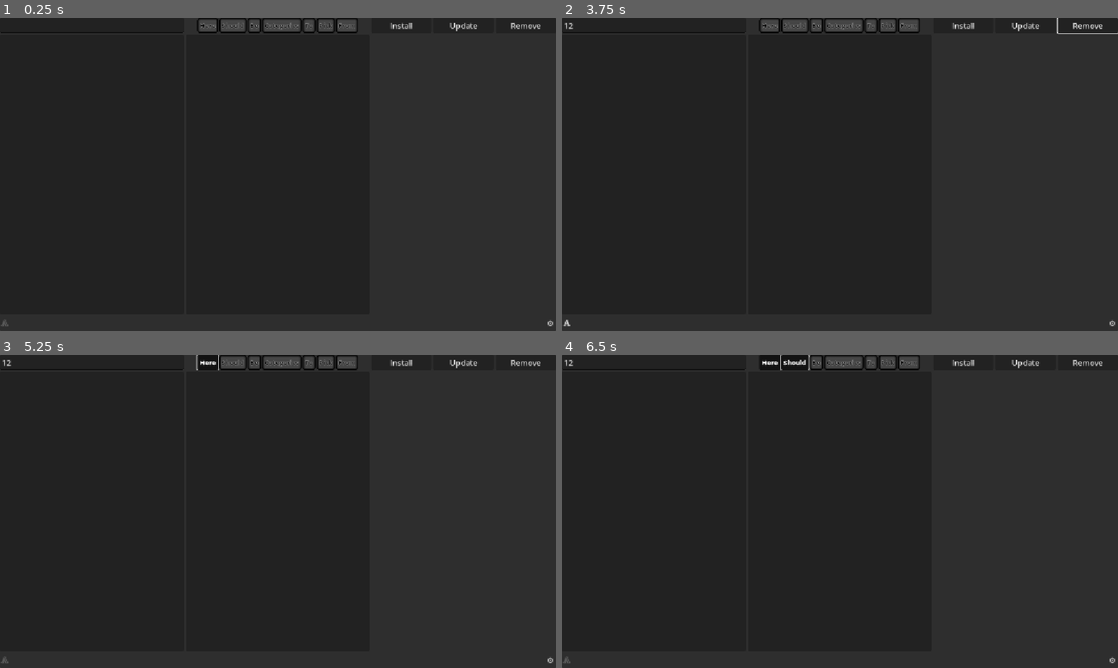
Above: before the commit, frames 1-4 (two rows, left to right).
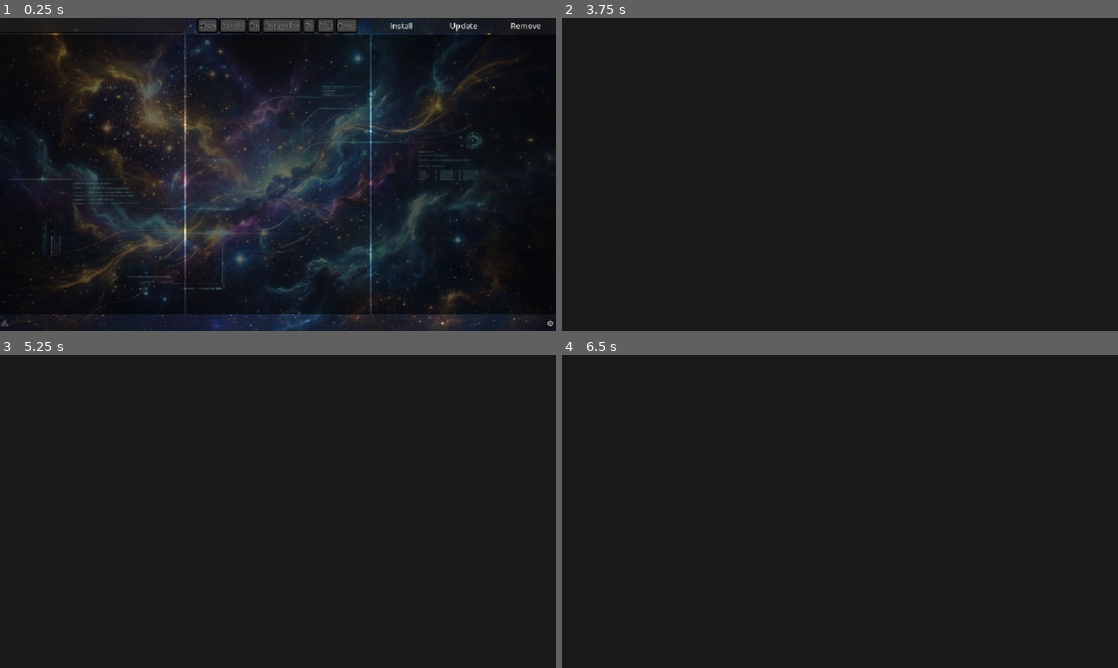
Above: after the commit, the same moments.

Repository: nornaro/sky
Game: Godot game, scene res://sky.tscn
Same seed, same stepped clock (60 frames per second), same inputs: the game is played once before the commit and once after it.
Inputs (mouse positions are in pixels of both pictures, inside the frame that each line leads up to):
- Up to frame 1 (0.25 s): no input
- Up to frame 2 (3.75 s): click (656, 24) at 0.52 s; type "12" at 0.6 s; click "Install" at 1.25 s; click "Update" at 2 s; click "Remove" at 2.75 s; click "A" at 3.5 s
- Up to frame 3 (5.25 s): click "⚙" at 4.25 s; click "Here" at 5 s
- Up to frame 4 (6.5 s): click "Should" at 5.75 s

The runs differ from the first frame. In frame 1, 42% of the frame differs, in the area x 0-100%, y 0-100%; in frame 2, 1.1%; in frame 3, 1.0%; in frame 4, 0.9%.
Error after the commit: Out of bounds get index '0' (on base: 'PackedInt32Array') (res://remove.gd:11)

Commit message:
install/remove and colors partially fixed

Diff:
--- a/2do.gd
+++ b/2do.gd
@@ -2,7 +2,8 @@
 
 
 """
-check and color installed
+installed not working correctly without restart
+install feadback is fake
 themes :)
 settings
 about
--- /dev/null
+++ b/a.gd
@@ -0,0 +1,11 @@
+extends Button
+
+
+# Called when the node enters the scene tree for the first time.
+func _ready() -> void:
+	pass # Replace with function body.
+
+
+# Called every frame. 'delta' is the elapsed time since the previous frame.
+func _process(delta: float) -> void:
+	pass
--- /dev/null
+++ b/about.gd
@@ -0,0 +1,11 @@
+extends Panel
+
+
+# Called when the node enters the scene tree for the first time.
+func _ready() -> void:
+	pass # Replace with function body.
+
+
+# Called every frame. 'delta' is the elapsed time since the previous frame.
+func _process(delta: float) -> void:
+	pass
--- a/apps.gd
+++ b/apps.gd
@@ -9,4 +9,5 @@
 		add_item(app)
 		if !Global.installed.has(app):
 			continue
+
 		set_item_custom_bg_color(item_count - 1, Color.DARK_SLATE_GRAY)
--- /dev/null
+++ b/close.gd
@@ -0,0 +1,9 @@
+extends Button
+
+
+func _ready() -> void:
+	connect("pressed",_on_pressed)
+
+
+func _on_pressed() -> void:
+	get_tree().call_group(get_parent().name,"hide")
--- a/control_3.gd
+++ b/control_3.gd
@@ -9,3 +9,5 @@
 
 func _on_mouse_exited() -> void:
 	get_tree().call_group("desc_hide","show")
+	follow_focus = false
+	follow_focus = true
--- a/description.gd
+++ b/description.gd
@@ -30,13 +30,13 @@
 	meta_clicked.connect(_on_link_clicked)
 	mouse_entered.connect(_on_mouse_entered)
 	mouse_exited.connect(_on_mouse_exited)
-	versions.item_selected.connect(_on_version_selected__)
+	versions.item_selected.connect(_on_version_selected)
 
 func _on_mouse_entered() -> void: get_tree().call_group("desc_hide", "hide")
 func _on_mouse_exited() -> void: get_tree().call_group("desc_hide", "show")
 func _on_link_clicked(meta: Variant) -> void: OS.shell_open(str(meta))
 
-func _on_version_selected__(index: int) -> void:
+func _on_version_selected(index: int) -> void:
 	if is_instance_valid(container):
 		container.queue_free()
 	if Global.current_db.is_empty() or index < 0 or index >= Global.current_db.size():
--- a/description_line.tscn
+++ b/description_line.tscn
@@ -103,8 +103,13 @@
 [node name="RTL" type="RichTextLabel" parent="."]
 layout_mode = 2
 size_flags_horizontal = 3
+focus_mode = 2
 mouse_filter = 1
 fit_content = true
+scroll_active = false
 autowrap_mode = 0
+context_menu_enabled = true
 vertical_alignment = 1
+selection_enabled = true
+drag_and_drop_selection_enabled = false
 script = ExtResource("1_alrff")
--- a/global.gd
+++ b/global.gd
@@ -2,6 +2,7 @@
 
 var current_db = {}
 var installed:Dictionary = {}
+#var installed:Array = []
 var soar_db:Dictionary = {}
 var soar_path = "soar"
 
@@ -20,3 +21,33 @@
 	if !soar_db[pkg_name].has(json_data.pkg_id):
 		soar_db[pkg_name][json_data.pkg_id] = {}
 	soar_db[pkg_name][json_data.pkg_id].merge(json_data)
+
+func get_installed() -> bool:
+	installed = {}
+	var output = []
+	var err = OS.execute(soar_path, ["info", "-j", "--no-color"], output)
+	if err: push_error("ERROR: ",err, " Failed to read installed package list")
+	if output.is_empty():
+		return false
+	var raw_text = output[0]
+	var lines = raw_text.split("\n", false)
+	for line in lines:
+		var trimmed = line.strip_edges()
+		if not trimmed.begins_with("{"): continue
+		if not trimmed.contains("pkg_name"): continue
+		var json = JSON.parse_string(trimmed)
+		print(json.pkg_name)
+		if json.pkg_name == "7z":
+			print(json.pkg_name)
+		for ver:String in soar_db[json.pkg_name].keys():
+			var dict:Dictionary = soar_db[json.pkg_name][ver]
+			if !(dict.repo_name == json.repo_name
+				&& dict.pkg_name == json.pkg_name):
+					continue
+			if !installed.has(json.pkg_name):
+				installed[json.pkg_name] = {}
+			installed[json.pkg_name][ver] = {
+				"repo_name":json.repo_name,
+				"pkg_name":json.pkg_name,
+			}
+	return false
--- a/install.gd
+++ b/install.gd
@@ -1,20 +1,78 @@
 extends Button
 
+var is_installing: bool = false
+var current_pid: int = -1
+var selected: int = 0
 
-var selected = 0
+@onready var apps: ItemList = %Apps
+@onready var versions: ItemList = %Versions
+@onready var info_bar: RichTextLabel = %InfoBar
 
-func _ready() -> void:
+func _ready():
 	connect("pressed",_on_pressed)
 
 func _on_pressed() -> void:
-	if Global.current_db.is_empty(): return
-	var json = JSON.parse_string(Global.current_db[selected])
-	var output:Array
-	if !%Versions.get_selected_items().is_empty():
-		selected = %Versions.get_selected_items()[0]
-	output = ["Broken",OS.execute_with_pipe(Global.soar_path, ["i", json.pkg_name+"#"+json.pkg_id, "-y","-q", "--no-color", "--portable"],true)]
-	while output[0].contains("Broken"):
-		output = []
-		OS.execute("bash", ["-c", "soar info --no-color | grep 7z"], output, true)
-		%InfoBar.text = "[color=Darkorange]" + "Installing: " + json.pkg_name+"#"+json.pkg_id + "[/color]"
-	%InfoBar.text = "[color=Darkgreen]" + "Installed: " + json.pkg_name+"#"+json.pkg_id + "[/color]"
+	if is_installing:
+		if current_pid != -1:
+			OS.kill(current_pid)
+			info_bar.text = "[color=red]Attempting to cancel...[/color]"
+		return
+
+	if apps.get_selected_items().is_empty(): return
+	var app_idx: int = apps.get_selected_items()[0]
+	if not versions.get_selected_items().is_empty():
+		selected = versions.get_selected_items()[0]
+	var pkg_name: String = apps.get_item_text(app_idx)
+	var pkg_id: String = versions.get_item_text(selected)
+
+	is_installing = true
+	text = "Cancel"
+	info_bar.text = "[color=Darkorange]Installing: " + pkg_name + "#" + pkg_id + "[/color]"
+
+	var task_data = {
+		"name": pkg_name,
+		"id": pkg_id,
+		"app_idx": app_idx,
+		"ver_idx": selected
+	}
+	WorkerThreadPool.add_task(_do_install_background.bind(task_data))
+
+func _do_install_background(data: Dictionary):
+	var pkg_full_name = data.name + "#" + data.id
+	current_pid = OS.create_process(Global.soar_path, ["i", pkg_full_name, "-y", "-q", "--no-color", "--portable"])
+
+	if current_pid == -1:
+		data["success"] = false
+		data["error"] = "Failed to launch process"
+		call_deferred("_finalize_install_ui", data)
+		return
+
+	while OS.is_process_running(current_pid):
+		OS.delay_msec(200)
+
+	var attempts = 0
+	var is_verified = false
+	while attempts < 10:
+		attempts += 1
+		var check_output = []
+		OS.execute("bash", ["-c", "soar info --no-color | grep " + data.name], check_output, true)
+
+		if not check_output.is_empty() and check_output[0].contains(data.name):
+			is_verified = true
+			break
+		OS.delay_msec(500)
+
+	data["success"] = is_verified
+	call_deferred("_finalize_install_ui", data)
+
+func _finalize_install_ui(data: Dictionary):
+	is_installing = false
+	current_pid = -1
+	text = "Install"
+
+	if data.success:
+		versions.set_item_custom_bg_color(data.ver_idx, Color.DARK_SLATE_GRAY)
+		apps.set_item_custom_bg_color(data.app_idx, Color.DARK_SLATE_GRAY)
+		info_bar.text = "[color=Darkgreen]Successfully Installed: " + data.name + "[/color]"
+		return
+	info_bar.text = "[color=red]Installation failed or cancelled.[/color]"
--- a/label.gd
+++ b/label.gd
@@ -5,5 +5,8 @@
 	$CPY/AnimationPlayer.animation_finished.connect(hide)
 
 func _on_pressed() -> void:
+	$"../RTL".select_all()
+	DisplayServer.clipboard_set($"../RTL".tooltip_text)
+	DisplayServer.clipboard_set_primary($"../RTL".tooltip_text)
 	$CPY.show()
 	$CPY/AnimationPlayer.play("fade")
--- a/remove.gd
+++ b/remove.gd
@@ -1,21 +1,37 @@
 extends Button
 
+@onready var apps:ItemList = %Apps
+@onready var versions:ItemList = %Versions
 
-var selected = 0
 
 func _ready() -> void:
 	connect("pressed",_on_pressed)
 
 func _on_pressed() -> void:
-	var output:Array
-	if !%Versions.get_selected_items().is_empty():
-		selected = %Versions.get_selected_items()[0]
-	if Global.current_db.is_empty():
+	var app:int = apps.get_selected_items()[0]
+	var selected:int = 0
+	if !versions.get_selected_items().is_empty():
+		selected = versions.get_selected_items()[0]
+	var pkg_name:String = apps.get_item_text(app)
+	if apps.get_selected_items().is_empty():return
+	if versions.get_selected_items().is_empty():
+		for idx:int in versions.item_count:
+			var version = versions.get_item_text(idx)
+			if !Global.installed[pkg_name].has(version):
+				continue
+			remove(pkg_name,idx)
 		return
-	var json = JSON.parse_string(Global.current_db[selected])
-	var err = OS.execute(Global.soar_path, ["r", json.pkg_name+"#"+json.pkg_id, "-y","--json", "--no-color"], output)
+	remove(pkg_name,selected)
+
+func remove(pkg_name:String,selected:int) -> void:
+	var pkg_id:String = versions.get_item_text(selected)
+	var output:Array = []
+	var err = OS.execute(Global.soar_path, ["r", pkg_name+"#"+pkg_id, "-y", "--json", "--no-color"], output)
+
 	if err != 0 or output[0].is_empty():
-		push_error("ERROR: ",err," Removal failed");
-		%InfoBar.text = "[color=red]Removal of "+json.pkg_name+"#"+json.pkg_id+" failed[/color]"
+		%InfoBar.text = "[color=red]Removal of %s failed[/color]" % pkg_name+"#"+pkg_id
 		return
-	%InfoBar.text = "[color=black]"+JSON.parse_string(output[0]).message+"[/color]"
+	%InfoBar.text = "[color=black]%s[/color]" % JSON.parse_string(output[0]).get("message", "Removed")
+	versions.set_item_custom_bg_color(selected, Color(0, 0, 0, 0))
+	apps.set_item_custom_bg_color(apps.get_selected_items()[0], Color(0, 0, 0, 0))
+	Global.get_installed()
--- a/rtl.gd
+++ b/rtl.gd
@@ -2,6 +2,14 @@
 
 func _ready() -> void:
 	connect("meta_clicked",_on_description_meta_clicked)
+	selection_enabled = true
 
 func _on_description_meta_clicked(meta: String) -> void:
 	OS.shell_open(meta)
+
+#func _gui_input(event):
+	#if event is not InputEventMouseButton:
+		#return
+	#if event.button_index != MOUSE_BUTTON_LEFT or !event.pressed:
+		#return
+	#select_all()
--- /dev/null
+++ b/settings.gd
@@ -0,0 +1,11 @@
+extends Panel
+
+
+# Called when the node enters the scene tree for the first time.
+func _ready() -> void:
+	pass # Replace with function body.
+
+
+# Called every frame. 'delta' is the elapsed time since the previous frame.
+func _process(delta: float) -> void:
+	pass
--- a/sky.gd
+++ b/sky.gd
@@ -11,6 +11,7 @@
 		return
 
 	parse_soar_json()
+	Global.get_installed()
 	for app in Global.soar_db.keys():
 		apps.add_item(app)
 		if !Global.installed.has(app):
@@ -34,21 +35,7 @@
 			continue
 		Global.add(json_data)
 
-func get_installed() -> void:
-	var output = []
-	var err = OS.execute(Global.soar_path, ["info", "-j", "--no-color"], output)
-	if err: push_error("ERROR: ",err, " Failed to read installed package list")
-	if output.is_empty():
-		return
-	var raw_text = output[0]
-	var lines = raw_text.split("\n", false)
 
-	for line in lines:
-		var trimmed = line.strip_edges()
-		if not trimmed.begins_with("{"): continue
-		if not trimmed.contains("pkg_name"): continue
-		var json = JSON.parse_string(trimmed)
-		Global.installed[json.pkg_name.to_lower()] = json
 
 func load_fallback() -> void:
 	Global.soar_db = JSON.parse_string(FileAccess.get_file_as_string("res://soar.json"))
--- a/sky.tscn
+++ b/sky.tscn
@@ -1,7 +1,8 @@
-[gd_scene load_steps=21 format=3 uid="uid://vp6kt3h0pdwx"]
+[gd_scene load_steps=33 format=3 uid="uid://vp6kt3h0pdwx"]
 
 [ext_resource type="Script" uid="uid://du70u80l780ru" path="res://sky.gd" id="1_gr5xt"]
 [ext_resource type="Script" uid="uid://brbrwm7jndhbt" path="res://install.gd" id="2_4krsh"]
+[ext_resource type="Texture2D" uid="uid://de2yaynt1bev" path="res://sky_theme:_1.png" id="2_78l40"]
 [ext_resource type="Script" uid="uid://cntheu38a3r47" path="res://update.gd" id="3_xeklh"]
 [ext_resource type="Script" uid="uid://cbh3vajo4bajj" path="res://remove.gd" id="4_lsyyi"]
 [ext_resource type="Script" uid="uid://1d7dma400y3m" path="res://apps.gd" id="5_lsyyi"]
@@ -10,6 +11,13 @@
 [ext_resource type="Script" uid="uid://b01w6g28bi2kf" path="res://control_3.gd" id="7_dw106"]
 [ext_resource type="Script" uid="uid://brpc2nlvmn55y" path="res://web_json.gd" id="8_kh8qe"]
 [ext_resource type="Script" uid="uid://nahucs20xyhq" path="res://2do.gd" id="10_o06a2"]
+[ext_resource type="Script" uid="uid://cibhyhwv4gpvc" path="res://window_button.gd" id="12_00u2l"]
+[ext_resource type="Script" uid="uid://cguddyoxe01ma" path="res://settings.gd" id="12_g2g78"]
+[ext_resource type="Script" uid="uid://ynp43rxbrssn" path="res://about.gd" id="13_tlsao"]
+[ext_resource type="Script" uid="uid://caviuiqfbopuo" path="res://close.gd" id="14_mxtae"]
+
+[sub_resource type="StyleBoxTexture" id="StyleBoxTexture_3ustv"]
+texture = ExtResource("2_78l40")
 
 [sub_resource type="StyleBoxFlat" id="StyleBoxFlat_dptxg"]
 bg_color = Color(0.2702219, 0.27022195, 0.27022177, 1)
@@ -25,6 +33,14 @@
 corner_radius_bottom_left = 5
 shadow_color = Color(0, 0, 0, 1)
 
+[sub_resource type="StyleBoxFlat" id="StyleBoxFlat_3ustv"]
+bg_color = Color(0, 0, 0, 0.5882353)
+
+[sub_resource type="StyleBoxEmpty" id="StyleBoxEmpty_78l40"]
+
+[sub_resource type="StyleBoxFlat" id="StyleBoxFlat_78l40"]
+bg_color = Color(0, 0, 0, 0.5882353)
+
 [sub_resource type="SystemFont" id="SystemFont_gr5xt"]
 font_names = PackedStringArray("DejaVu Sans Mono")
 
@@ -52,7 +68,17 @@
 font_names = PackedStringArray("Fantasy")
 
 [sub_resource type="StyleBoxFlat" id="StyleBoxFlat_dw106"]
-bg_color = Color(0.101240985, 0.101241, 0.10124094, 1)
+bg_color = Color(0.09803922, 0.09803922, 0.09803922, 1)
+
+[sub_resource type="InputEventKey" id="InputEventKey_hp7ek"]
+device = -1
+keycode = 4194305
+
+[sub_resource type="Shortcut" id="Shortcut_tij5r"]
+events = [SubResource("InputEventKey_hp7ek")]
+
+[sub_resource type="StyleBoxFlat" id="StyleBoxFlat_g2g78"]
+bg_color = Color(0.09803922, 0.09803922, 0.09803922, 1)
 
 [node name="Sky" type="Control"]
 layout_mode = 3
@@ -70,6 +96,7 @@
 anchor_bottom = 1.0
 grow_horizontal = 2
 grow_vertical = 2
+theme_override_styles/panel = SubResource("StyleBoxTexture_3ustv")
 
 [node name="VBoxContainer" type="VBoxContainer" parent="Main"]
 layout_mode = 1
@@ -200,6 +227,7 @@
 [node name="Control" type="ScrollContainer" parent="Main/VBoxContainer/HBoxContainer2" groups=["desc_hide"]]
 layout_mode = 2
 size_flags_horizontal = 3
+theme_override_styles/panel = SubResource("StyleBoxFlat_3ustv")
 
 [node name="Apps" type="ItemList" parent="Main/VBoxContainer/HBoxContainer2/Control"]
 unique_name_in_owner = true
@@ -207,23 +235,34 @@
 size_flags_horizontal = 3
 size_flags_vertical = 3
 theme_override_colors/font_color = Color(1, 1, 1, 1)
+theme_override_styles/panel = SubResource("StyleBoxEmpty_78l40")
 script = ExtResource("5_lsyyi")
 
 [node name="Control2" type="ScrollContainer" parent="Main/VBoxContainer/HBoxContainer2" groups=["desc_hide"]]
 layout_mode = 2
 size_flags_horizontal = 3
+theme_override_styles/panel = SubResource("StyleBoxFlat_3ustv")
 
 [node name="Versions" type="ItemList" parent="Main/VBoxContainer/HBoxContainer2/Control2"]
 unique_name_in_owner = true
 layout_mode = 2
 size_flags_horizontal = 3
 size_flags_vertical = 3
+theme_override_colors/font_color = Color(1, 1, 1, 1)
+theme_override_colors/guide_color = Color(0, 0, 0, 0.2509804)
+theme_override_constants/line_separation = 10
+theme_override_styles/panel = SubResource("StyleBoxEmpty_78l40")
 script = ExtResource("6_aa7hk")
 
 [node name="Control3" type="ScrollContainer" parent="Main/VBoxContainer/HBoxContainer2"]
 custom_minimum_size = Vector2(40, 0)
 layout_mode = 2
 size_flags_horizontal = 3
+theme_override_styles/panel = SubResource("StyleBoxFlat_78l40")
+follow_focus = true
+draw_focus_border = true
+horizontal_scroll_mode = 3
+vertical_scroll_mode = 3
 script = ExtResource("7_dw106")
 
 [node name="Description" type="RichTextLabel" parent="Main/VBoxContainer/HBoxContainer2/Control3"]
@@ -276,7 +315,7 @@
 layout_mode = 2
 alignment = 1
 
-[node name="Control2" type="Button" parent="Main/VBoxContainer/HBoxContainer3"]
+[node name="About" type="Button" parent="Main/VBoxContainer/HBoxContainer3"]
 layout_mode = 2
 focus_mode = 0
 theme_override_colors/font_color = Color(0.0627451, 0.0627451, 0.0627451, 0.78431374)
@@ -285,6 +324,7 @@
 theme_override_fonts/font = SubResource("SystemFont_lsyyi")
 text = "A"
 flat = true
+script = ExtResource("12_00u2l")
 
 [node name="InfoBar" type="RichTextLabel" parent="Main/VBoxContainer/HBoxContainer3"]
 unique_name_in_owner = true
@@ -293,20 +333,22 @@
 bbcode_enabled = true
 text = "
 "
-fit_content = true
+scroll_active = false
 scroll_following = true
 scroll_following_visible_characters = true
 horizontal_alignment = 1
 vertical_alignment = 1
 
-[node name="Control" type="Button" parent="Main/VBoxContainer/HBoxContainer3"]
+[node name="Settings" type="Button" parent="Main/VBoxContainer/HBoxContainer3"]
 layout_mode = 2
 focus_mode = 0
 text = "⚙"
 flat = true
 icon_alignment = 1
-
-[node name="Settings" type="Panel" parent="."]
+script = ExtResource("12_00u2l")
+
+[node name="Settings" type="Panel" parent="." groups=["Settings"]]
+unique_name_in_owner = true
 visible = false
 layout_mode = 1
 anchors_preset = 15
@@ -315,12 +357,33 @@
 grow_horizontal = 2
 grow_vertical = 2
 theme_override_styles/panel = SubResource("StyleBoxFlat_dw106")
-
-[node name="About" type="Panel" parent="."]
+script = ExtResource("12_g2g78")
+
+[node name="Close" type="Button" parent="Settings"]
+layout_mode = 0
+offset_right = 8.0
+offset_bottom = 8.0
+shortcut = SubResource("Shortcut_tij5r")
+script = ExtResource("14_mxtae")
+
+[node name="About" type="Panel" parent="." groups=["About"]]
+unique_name_in_owner = true
 visible = false
+layout_mode = 1
+anchors_preset = 15
+anchor_right = 1.0
+anchor_bottom = 1.0
+grow_horizontal = 2
+grow_vertical = 2
+theme_override_styles/panel = SubResource("StyleBoxFlat_g2g78")
+script = ExtResource("13_tlsao")
+
+[node name="Close" type="Button" parent="About"]
 layout_mode = 0
-offset_right = 40.0
-offset_bottom = 40.0
+offset_right = 8.0
+offset_bottom = 8.0
+shortcut = SubResource("Shortcut_tij5r")
+script = ExtResource("14_mxtae")
 
 [node name="2DO" type="Node" parent="."]
 script = ExtResource("10_o06a2")
--- a/versions.gd
+++ b/versions.gd
@@ -3,21 +3,26 @@
 @onready var apps:ItemList = %Apps
 @onready var description:RichTextLabel = %Description
 @onready var webjson:Node = %HTTPRequest
+
+
+
 func _ready() -> void:
 	apps.item_clicked.connect(_on_apps_item_clicked)
 
 func _on_apps_item_clicked(index: int, _at_position: Vector2, _mouse_button_index: int) -> void:
 	clear()
 	query_info(apps.get_item_text(index))
-	var app = Global.soar_db[apps.get_item_text(index)].values()
-
-	for json_data:Dictionary in app:
-		add_item(json_data.pkg_id)
-		if (Global.installed.has(apps.get_item_text(index)) and
-			Global.installed[apps.get_item_text(index)].pkg_id  == json_data.pkg_id):
-			apps.set_item_custom_bg_color(apps.item_count-1,Color.DARK_SLATE_GRAY)
-		set_item_tooltip(item_count-1, json_data.version)
-	description._on_version_selected__(0)
+	var json = Global.soar_db[apps.get_item_text(index)]
+	for value:Dictionary in json.values():
+		add_item(value.pkg_id)
+		set_item_tooltip(item_count-1, value.version)
+		var installed = Global.installed
+		if !Global.installed.has(value.pkg_name):
+			continue
+		if !Global.installed[value.pkg_name].has(value.pkg_id):
+			continue
+		set_item_custom_bg_color(item_count - 1, Color.DARK_SLATE_GRAY)
+	description._on_version_selected(0)
 
 func query_info(pkg_name) -> bool:
 	var output = []
--- /dev/null
+++ b/window_button.gd
@@ -0,0 +1,10 @@
+extends Button
+
+
+# Called when the node enters the scene tree for the first time.
+func _ready() -> void:
+	connect("pressed",_on_pressed)
+
+
+func _on_pressed() -> void:
+	get_tree().call_group(name,"show")
Binary file added: sky_theme:_1.png
Not shown, added: sky.lnx.x86_64
